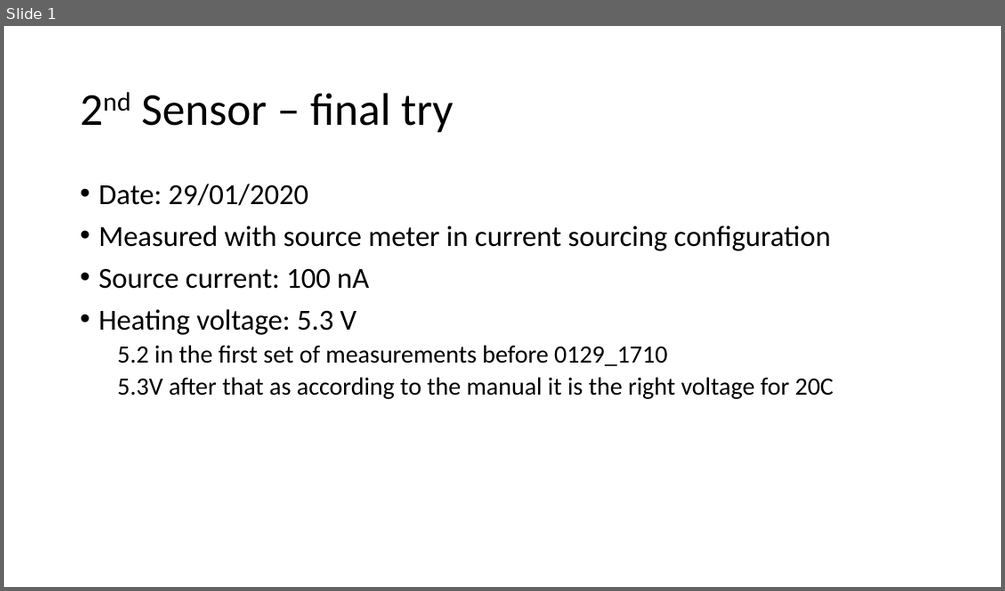
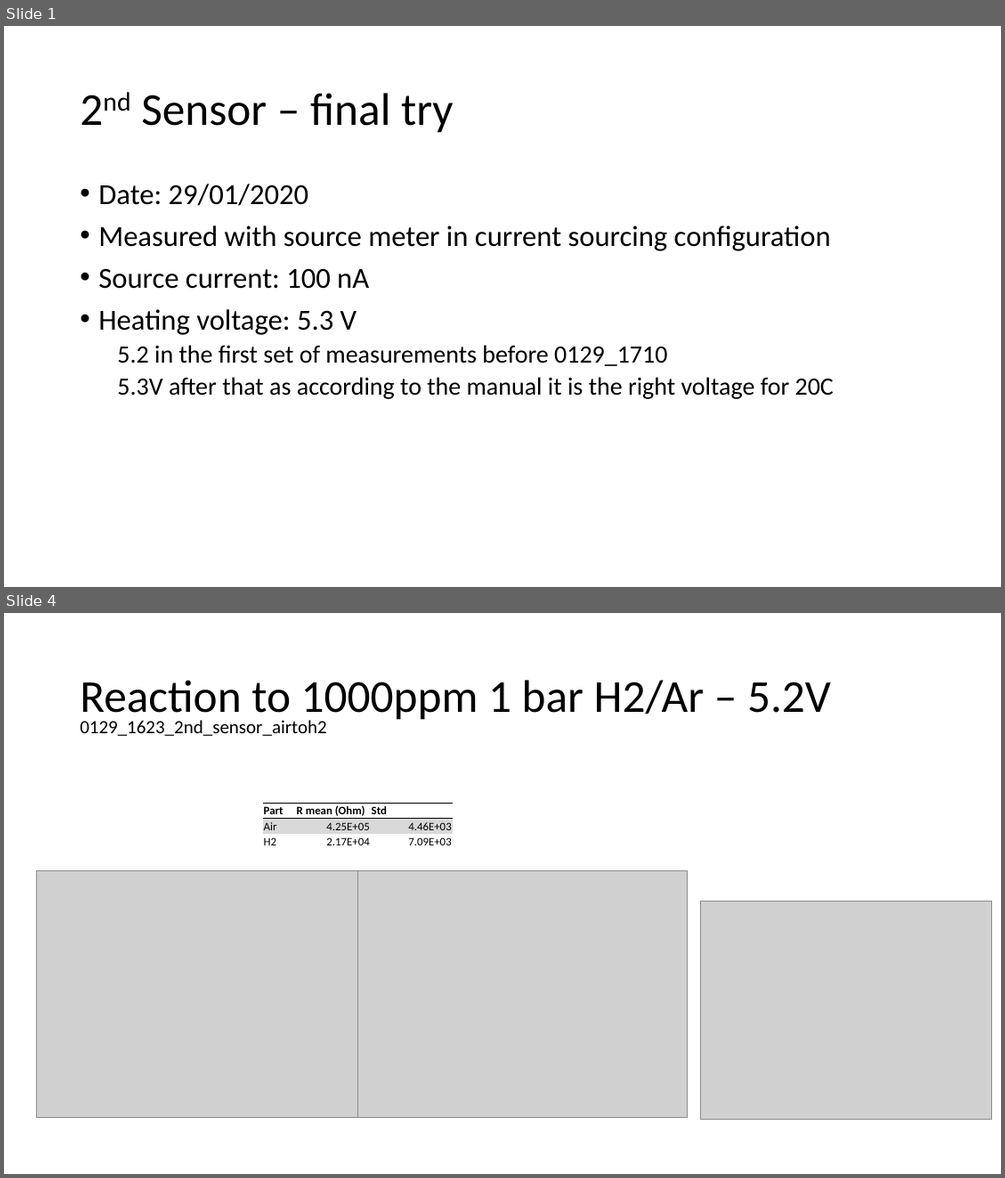
Before and after one commit to HetRijk/MEP_control_software, a slide deck: Measurements/20200129 Second sensor final try/2nd Sensor – final try.pptx. Shown one above the other, each under a label of ours: slide 1 before the commit, slides 1 and 4 after it; the slides between them are not shown. The pictures are 1005x591 and 1005x1178 pixels, drawn with LibreOffice and Linux fonts; fonts in the diff are those of the drawing; grey boxes stand for pictures. Boxes give left, top, right and bottom in pixels: in the first picture for what was removed or moved away, otherwise in the second. Text is boxed around its words. In the diff, an @@ line names an element or a change of style, - is before the commit and + after.

Commit message:
Nearly completed analysis of second sensor data
Only misses check with datasheet to be complete

```diff
--- a/Measurements/20200129 Second sensor final try/2nd Sensor – final try.pptx
+++ b/Measurements/20200129 Second sensor final try/2nd Sensor – final try.pptx
@@ slide 4 added at (x1=4, y1=613, x2=1001, y2=1174), background #FFFFFF @@
@@ title added at (x1=80, y1=680, x2=831, y2=722), 44 pt, text #000000 @@
+Reaction to 1000ppm 1 bar H2/Ar – 5.2V
@@ text added at (x1=80, y1=720, x2=326, y2=736), 18 pt, text #000000 @@
+0129_1623_2nd_sensor_airtoh2
@@ table added at (x1=263, y1=803, x2=452, y2=850), 3 rows, 3 columns @@
+Part | R mean (Ohm) | Std
+Air | 4.25E+05 | 4.46E+03
+H2 | 2.17E+04 | 7.09E+03
@@ picture added at (x1=36, y1=870, x2=366, y2=1118) @@
@@ picture added at (x1=357, y1=870, x2=688, y2=1118) @@
@@ picture added at (x1=701, y1=900, x2=992, y2=1119) @@
```
Also in this commit, not shown: 3 slides changed, 8 other slides added, 26 other files.
